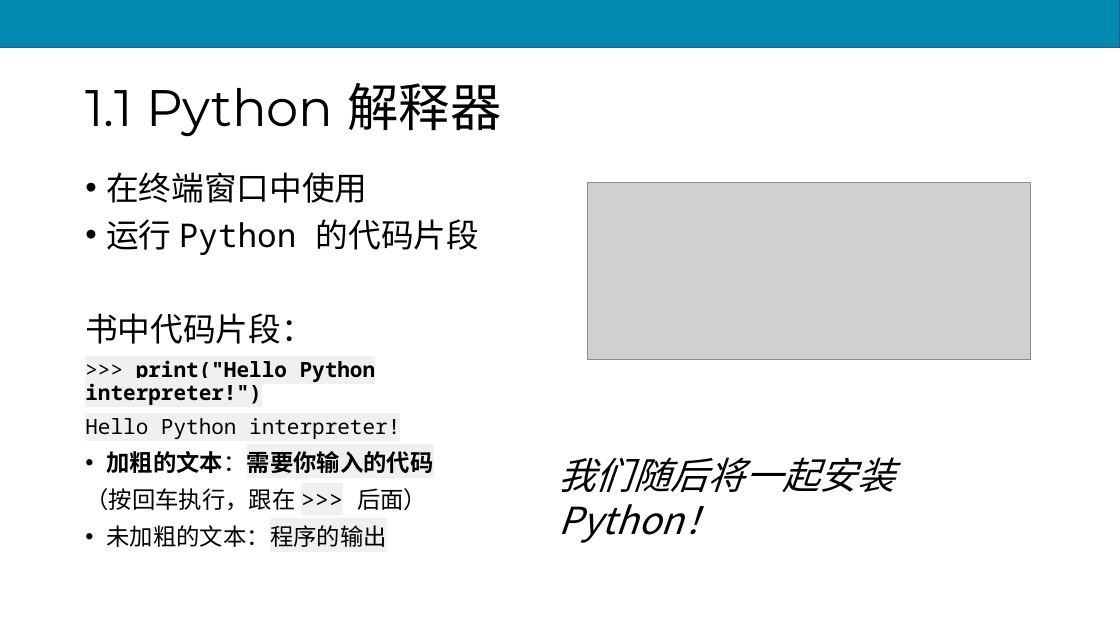
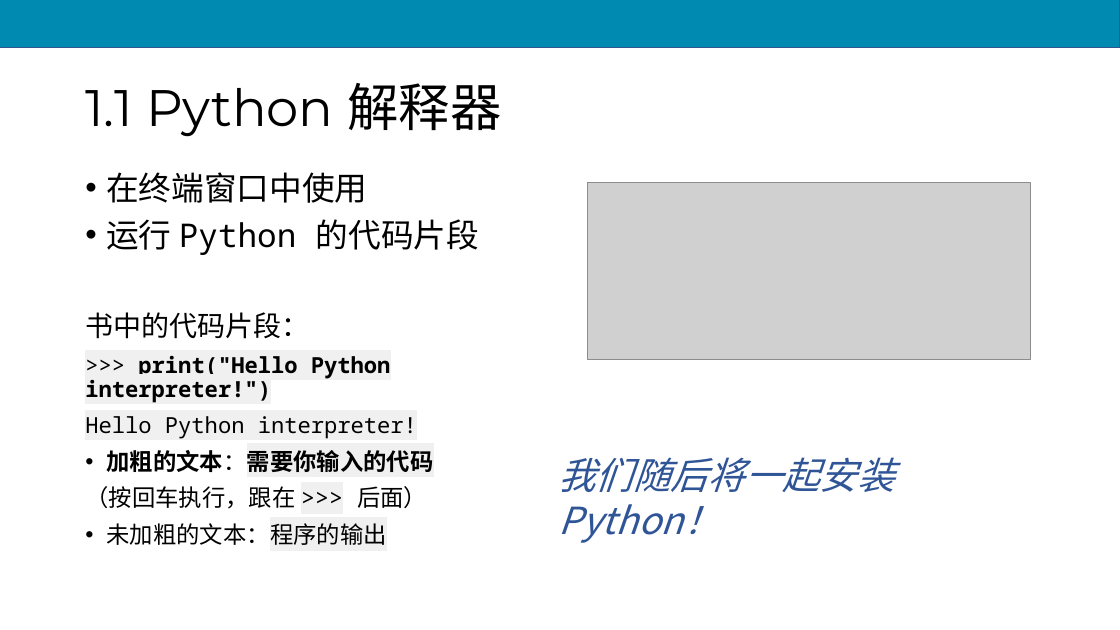
Before and after one commit to scruel/pcc_3e_slides, a slide deck: slide 7 of PPT/python1.pptx. Drawn at 1120x630 pixels with LibreOffice and Linux fonts; fonts in the diff are those of the drawing; grey boxes stand for pictures. Boxes give left, top, right and bottom in pixels: in the first picture for what was removed or moved away, otherwise in the second. Text is boxed around its words. In the diff, an @@ line names an element or a change of style, - is before the commit and + after.

```diff
--- a/PPT/python1.pptx
+++ b/PPT/python1.pptx
@@ text at (85,312,309,339): text changed; size 28 to 24 pt @@
-书中代码片段：
+书中的代码片段：
@@ text at (85,356,417,439): size 18 to 19 pt in ">>> print("Hello Python interpreter!")", "Hello Python interpreter!" @@
@@ text "我们随后将一起安装 Python！" at (559,457,895,492): text colour #000000 to #2F5597 @@
```
Also in this commit, not shown: 2 other slides changed, 21 other files.
